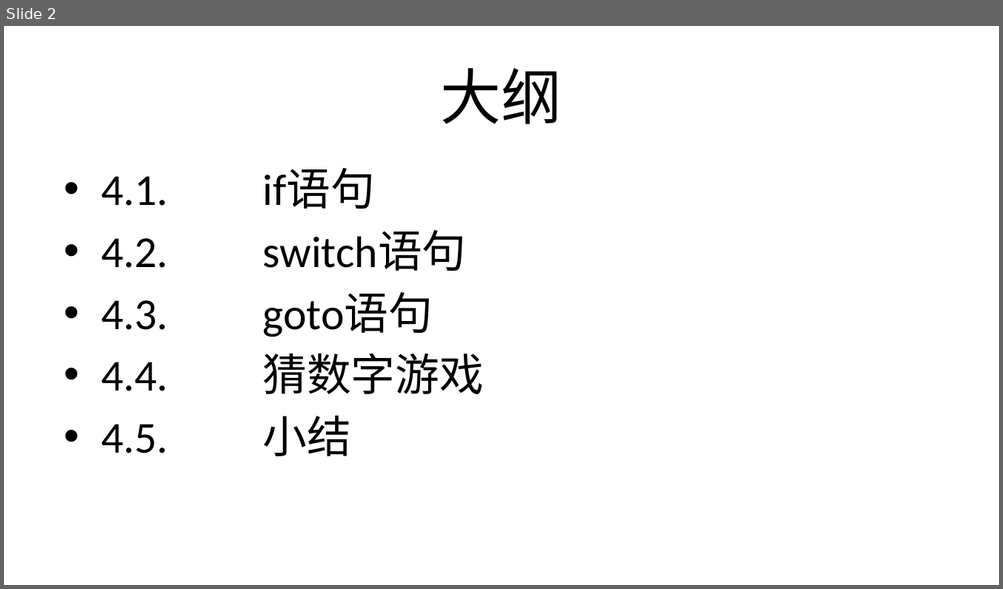
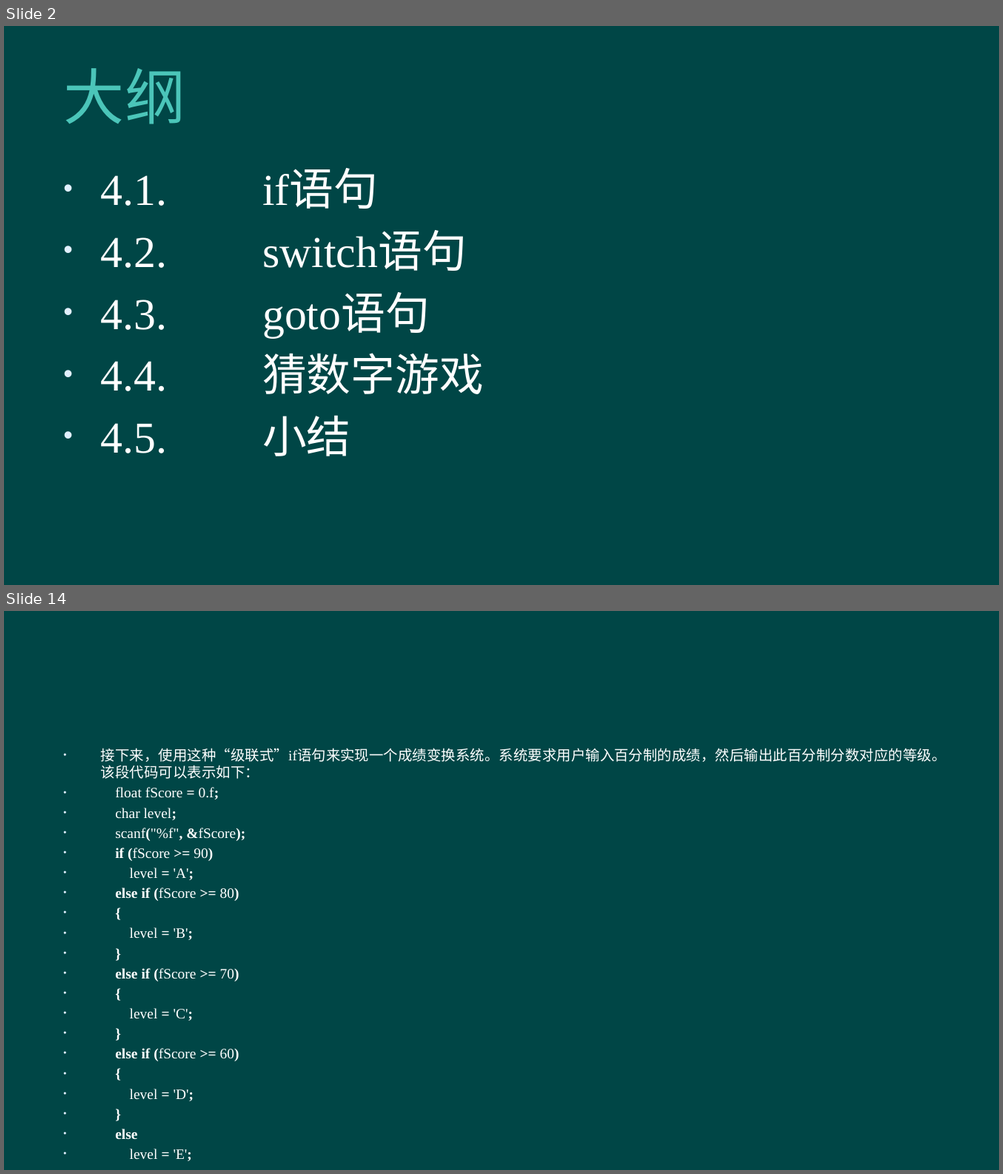
Before and after one commit to hanhonglei/Course_BasicGameProgramming, a slide deck: 第4章 选择结构程序设计/第4章 选择结构程序设计.pptx. Shown one above the other, each under a label of ours: slide 2 before the commit, slides 2 and 14 after it; the slides between them are not shown. The pictures are 1003x589 and 1003x1174 pixels, drawn with LibreOffice and Linux fonts; fonts in the diff are those of the drawing; background and template pictures are left out. Boxes give left, top, right and bottom in pixels: in the first picture for what was removed or moved away, otherwise in the second. Text is boxed around its words. In the diff, an @@ line names an element or a change of style, - is before the commit and + after.

```diff
--- a/第4章 选择结构程序设计/第4章 选择结构程序设计.pptx
+++ b/第4章 选择结构程序设计/第4章 选择结构程序设计.pptx
@@ slide 14 added at (4, 611, 999, 1170), background #004646 @@
@@ text added at (101, 748, 946, 1102), 10.4 pt, text #FFFFFF @@
+• 接下来，使用这种“级联式”if语句来实现一个成绩变换系统。系统要求用户输入百分制的成绩，然后输出此百分制分数对应的等级。该段代码可以表示如下：
+• float fScore = 0.f;
+• char level;
+• scanf("%f", &fScore);
+• if (fScore >= 90)
+• level = 'A';
+• else if (fScore >= 80)
+• {
+• level = 'B';
+• }
+• else if (fScore >= 70)
+• {
+• level = 'C';
+• }
+• else if (fScore >= 60)
+• {
+• level = 'D';
+• }
+• else
+• level = 'E';
@@ slide 2 changed as well @@
@@ background #FFFFFF to #004646 @@
@@ title "大纲" at (63, 68, 185, 124): text colour #000000 to #4BC5B9, letter spacing 0 to 0.5 pt; alignment centre to left @@
@@ text "4.1. if语句" at (101, 175, 484, 457): font Calibri to Times New Roman, text colour #000000 to #FFFFFF @@
```
Also in this commit, not shown: 1 other slide changed, 27 other slides added, 1 other file.
